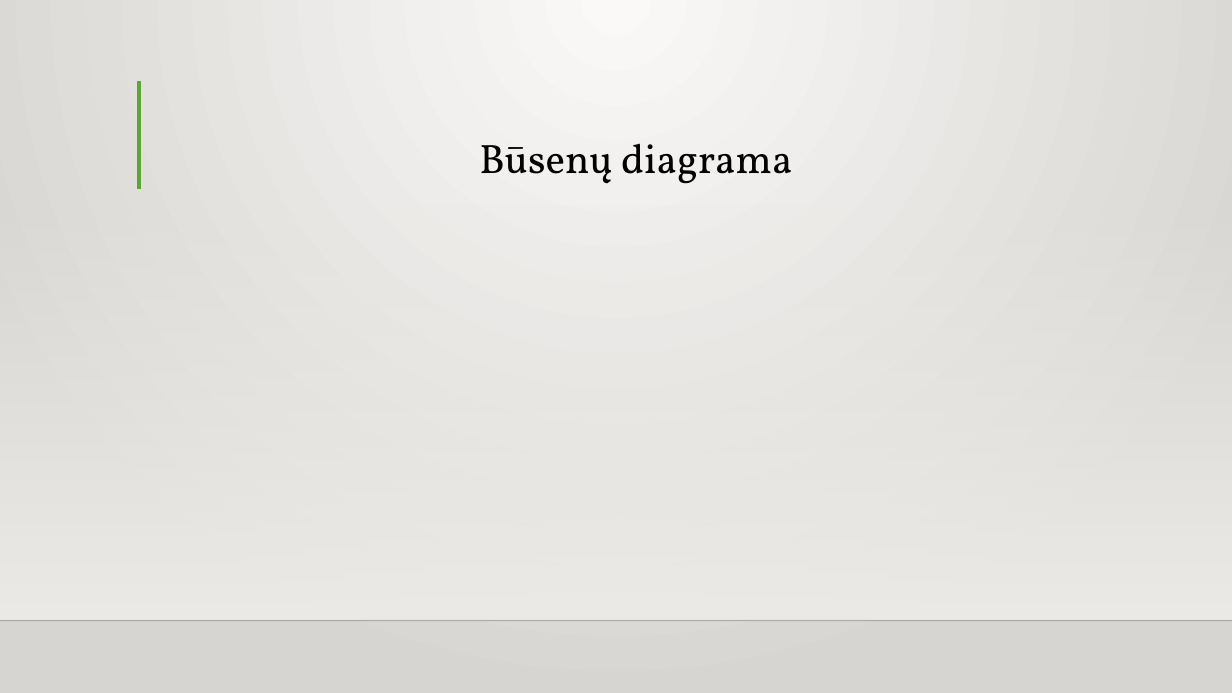
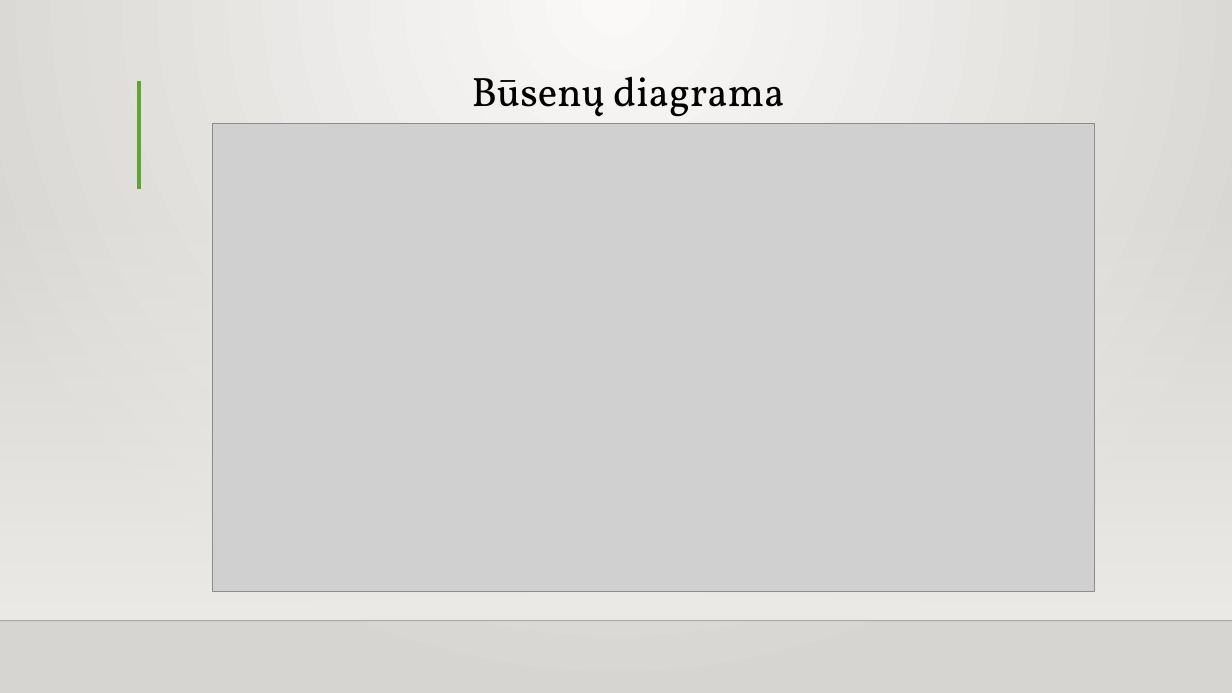
Before and after one commit to IgnasTrashDove1/Flappy, a slide deck: slide 8 of PĮ-antras-atsiskaitymas.pptx (slide 6 before the commit). Drawn at 1232x693 pixels with LibreOffice and Linux fonts; fonts in the diff are those of the drawing; grey boxes stand for pictures; background and template pictures are left out. Boxes give left, top, right and bottom in pixels: in the first picture for what was removed or moved away, otherwise in the second. Text is boxed around its words. In the diff, an @@ line names an element or a change of style, - is before the commit and + after.

```diff
--- a/PĮ-antras-atsiskaitymas.pptx
+++ b/PĮ-antras-atsiskaitymas.pptx
@@ title "Būsenų diagrama" rewrapped from [479,143,792,184] to [472,76,784,124] @@
@@ picture added at [213,124,1094,592] @@
```
Also in this commit, not shown: 8 other slides changed, 5 slides added, 2 slides removed.
